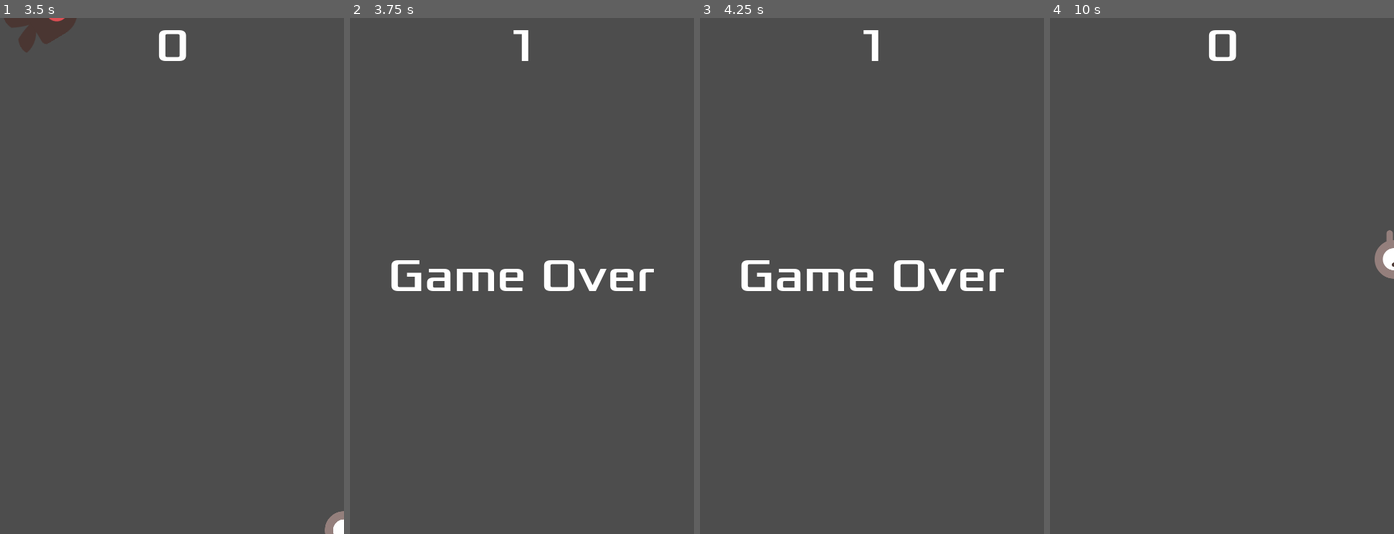
Above: before the commit, frames 1-4 (left to right).
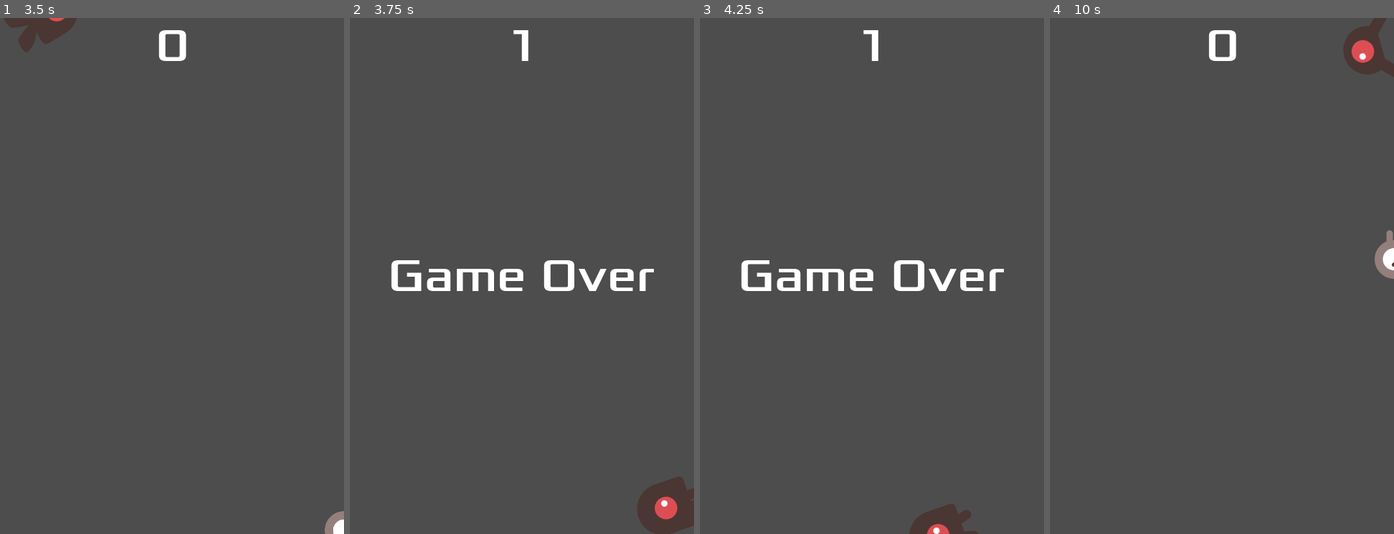
Above: after the commit, the same moments.

Repository: ANDYDEARING/godot-demo
Game: Godot game, scene res://main.tscn
Two runs of this game, one before a commit and one after it. Both use one fixed random seed, a clock stepped at 60 frames per second and the inputs below.
Inputs:
- Up to frame 1 (3.5 s): click "Start" at 0.5 s; tap Enter at 1.25 s; hold Right (move_right) 1.28-2.03 s; hold Down (move_down) 2.03-2.78 s; hold Right (move_right) from 2.78 s (still down)
- Up to frame 2 (3.75 s): release Right (move_right) at 3.53 s; hold Up (move_up) from 3.53 s (still down)
- Up to frame 3 (4.25 s): keep holding Up (move_up)
- Up to frame 4 (10 s): release Up (move_up) at 4.28 s; hold Left (move_left) 4.28-5.78 s; tap Space at 5, 8 s; hold Down (move_down) 5.78-6.53 s; tap Enter at 6.5 s; hold Right (move_right) 6.53-7.25 s; click "Start" at 7.25 s; hold Up (move_up) 8.03-8.78 s; hold Right (move_right) 8.78-9.53 s; hold Down (move_down) from 9.53 s (still down)

Frame 1 is identical in both runs. In frame 2, 1.4% of the frame differs, in the area x 83-100%, y 88-100%; in frame 3, 0.7%; in frame 4, 1.0%.

Commit message:
fixed the spawning bug

Diff:
--- a/main.gd
+++ b/main.gd
@@ -27,7 +27,7 @@
 	mob_spawn_location.progress_ratio = randf()
 	mob.position = mob_spawn_location.position
 	var direction = mob_spawn_location.rotation + PI / 2
-	direction = randf_range(-PI / 4, PI / 4)
+	direction += randf_range(-PI / 4, PI / 4)
 	mob.rotation = direction
 	var velocity = Vector2(randf_range(150.0, 250.0), 0.0)
 	mob.linear_velocity = velocity.rotated(direction)
